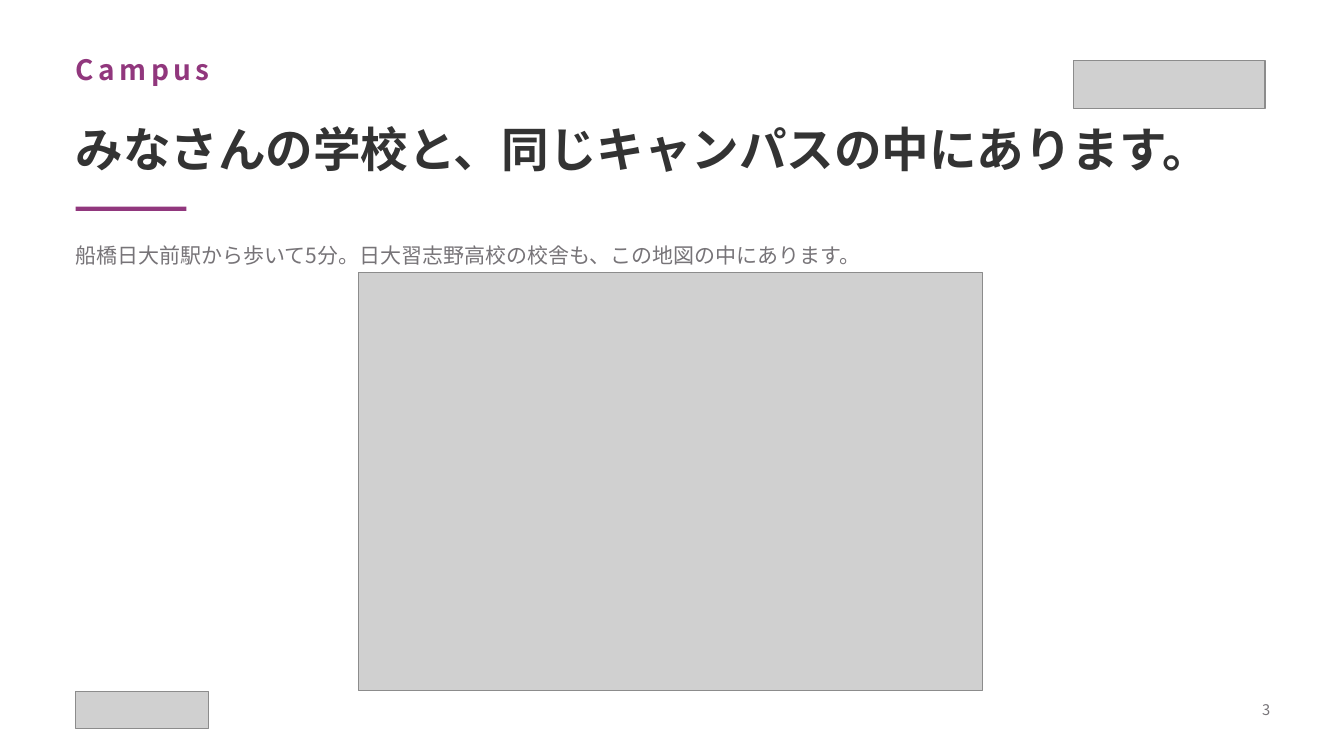
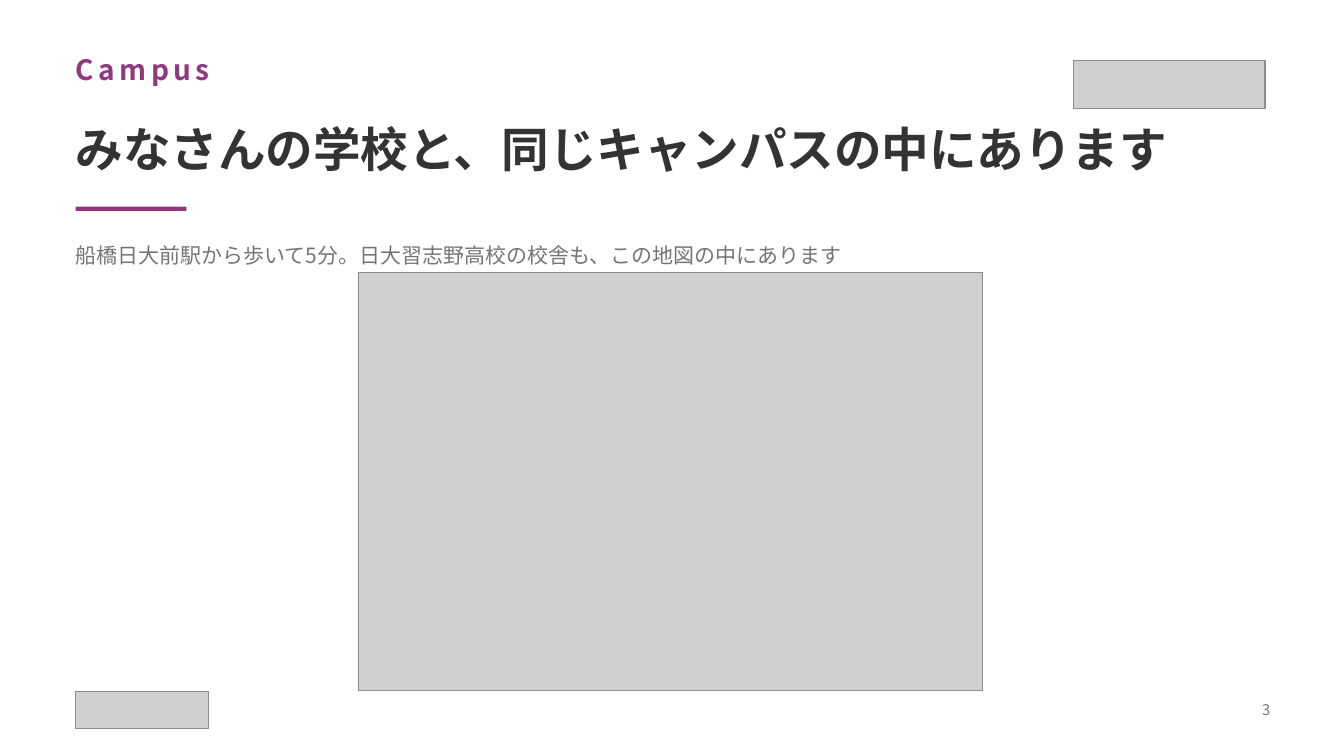
Before and after one commit to yutakaJssst/narashino-visit-2, a slide deck: slide 3 of slides/nichinara20260908.pptx. Drawn at 1344x756 pixels with LibreOffice and Linux fonts; fonts in the diff are those of the drawing; grey boxes stand for pictures. Boxes give left, top, right and bottom in pixels: in the first picture for what was removed or moved away, otherwise in the second. Text is boxed around its words. In the diff, an @@ line names an element or a change of style, - is before the commit and + after.

```diff
--- a/slides/nichinara20260908.pptx
+++ b/slides/nichinara20260908.pptx
@@ text at [76, 126, 1167, 172]: text changed @@
-みなさんの学校と、同じキャンパスの中にあります。
+みなさんの学校と、同じキャンパスの中にあります
@@ text at [76, 245, 842, 265]: text changed @@
-船橋日大前駅から歩いて5分。日大習志野高校の校舎も、この地図の中にあります。
+船橋日大前駅から歩いて5分。日大習志野高校の校舎も、この地図の中にあります
```
Also in this commit, not shown: 15 other slides changed, 2 other files.
